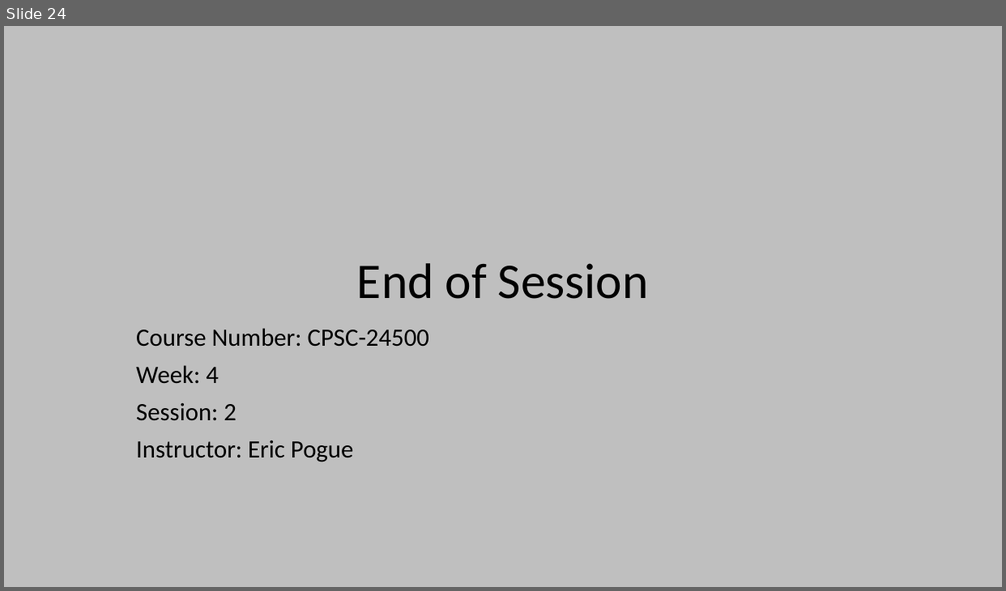
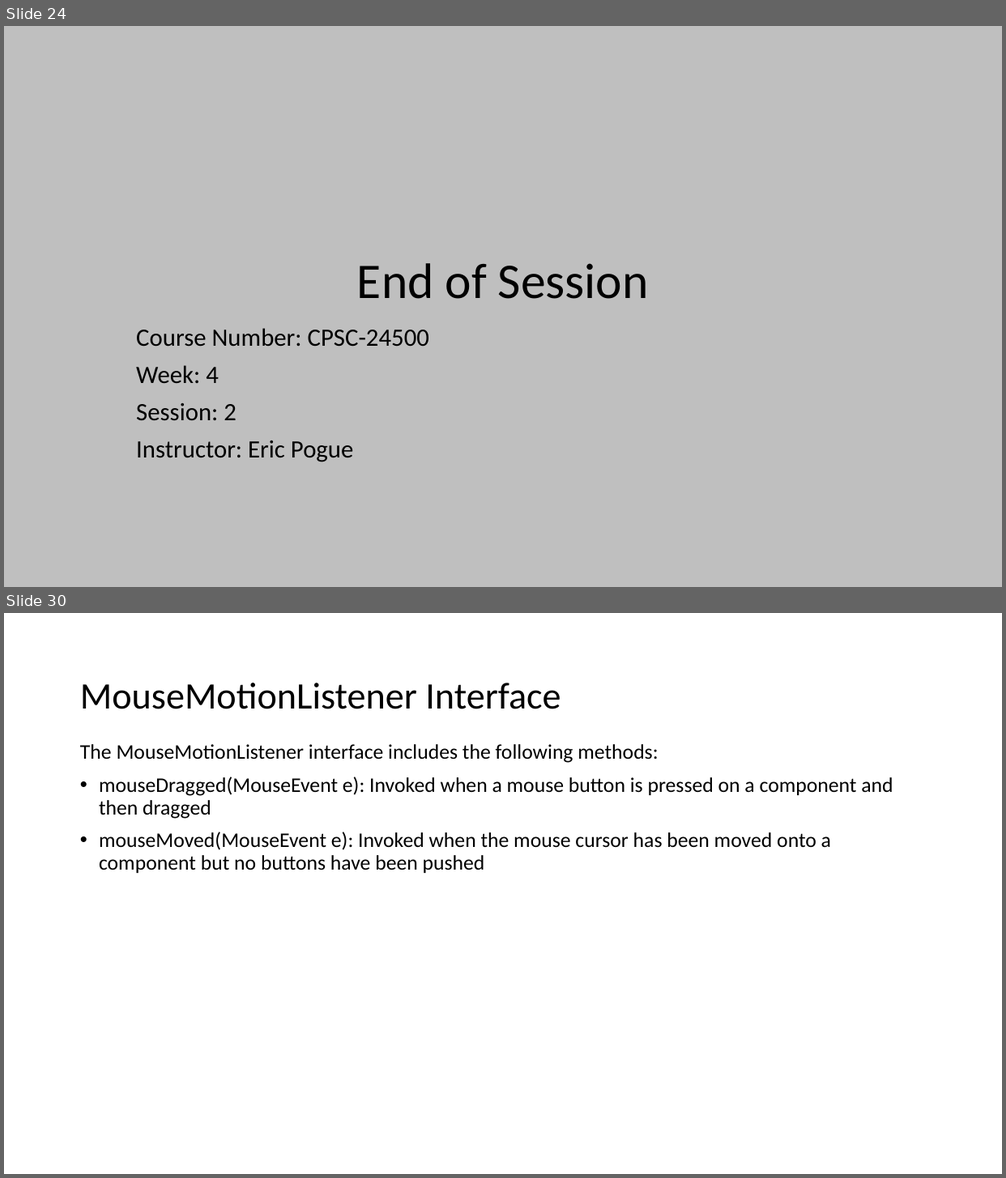
Before and after one commit to EricJPogue/www-epogue-info, a slide deck: CPSC-24500/Week04/2017SpringW04Slides.pptx. Shown one above the other, each under a label of ours: slide 24 before the commit, slides 24 and 30 after it; the slides between them are not shown. The pictures are 1006x591 and 1006x1178 pixels, drawn with LibreOffice and Linux fonts; fonts in the diff are those of the drawing. Boxes give left, top, right and bottom in pixels: in the first picture for what was removed or moved away, otherwise in the second. Text is boxed around its words. In the diff, an @@ line names an element or a change of style, - is before the commit and + after.

```diff
--- a/CPSC-24500/Week04/2017SpringW04Slides.pptx
+++ b/CPSC-24500/Week04/2017SpringW04Slides.pptx
@@ slide 30 added at [4,613,1002,1174], background #FFFFFF @@
@@ title added at [80,683,560,709], 36 pt, text #000000 @@
+MouseMotionListener Interface
@@ text added at [80,744,893,873], 20 pt, text #000000 @@
+The MouseMotionListener interface includes the following methods:
+• mouseDragged(MouseEvent e): Invoked when a mouse button is pressed on a component and then dragged
+• mouseMoved(MouseEvent e): Invoked when the mouse cursor has been moved onto a component but no buttons have been pushed
```
Also in this commit, not shown: 12 other slides added, 6 other files.
